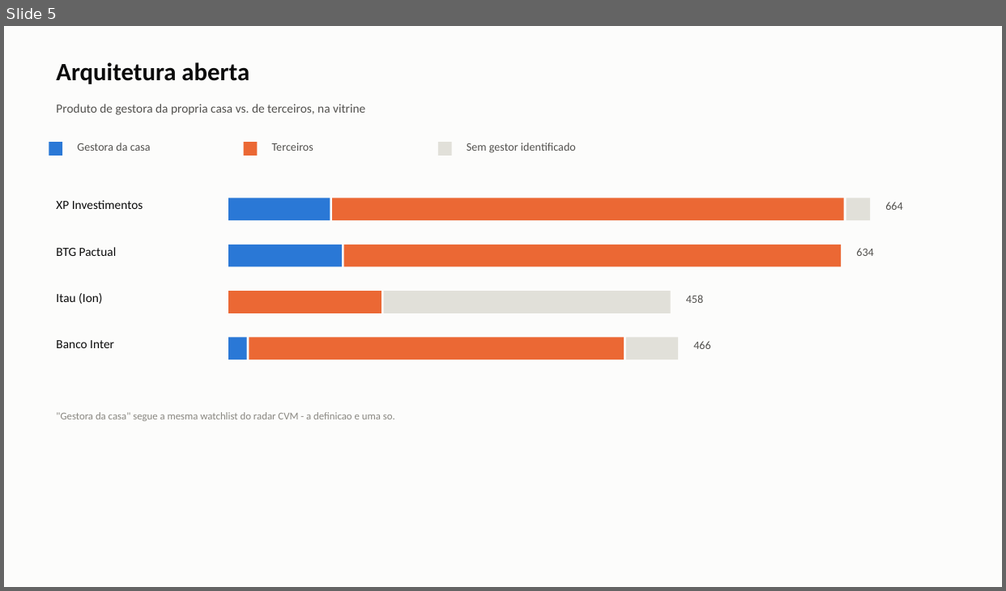
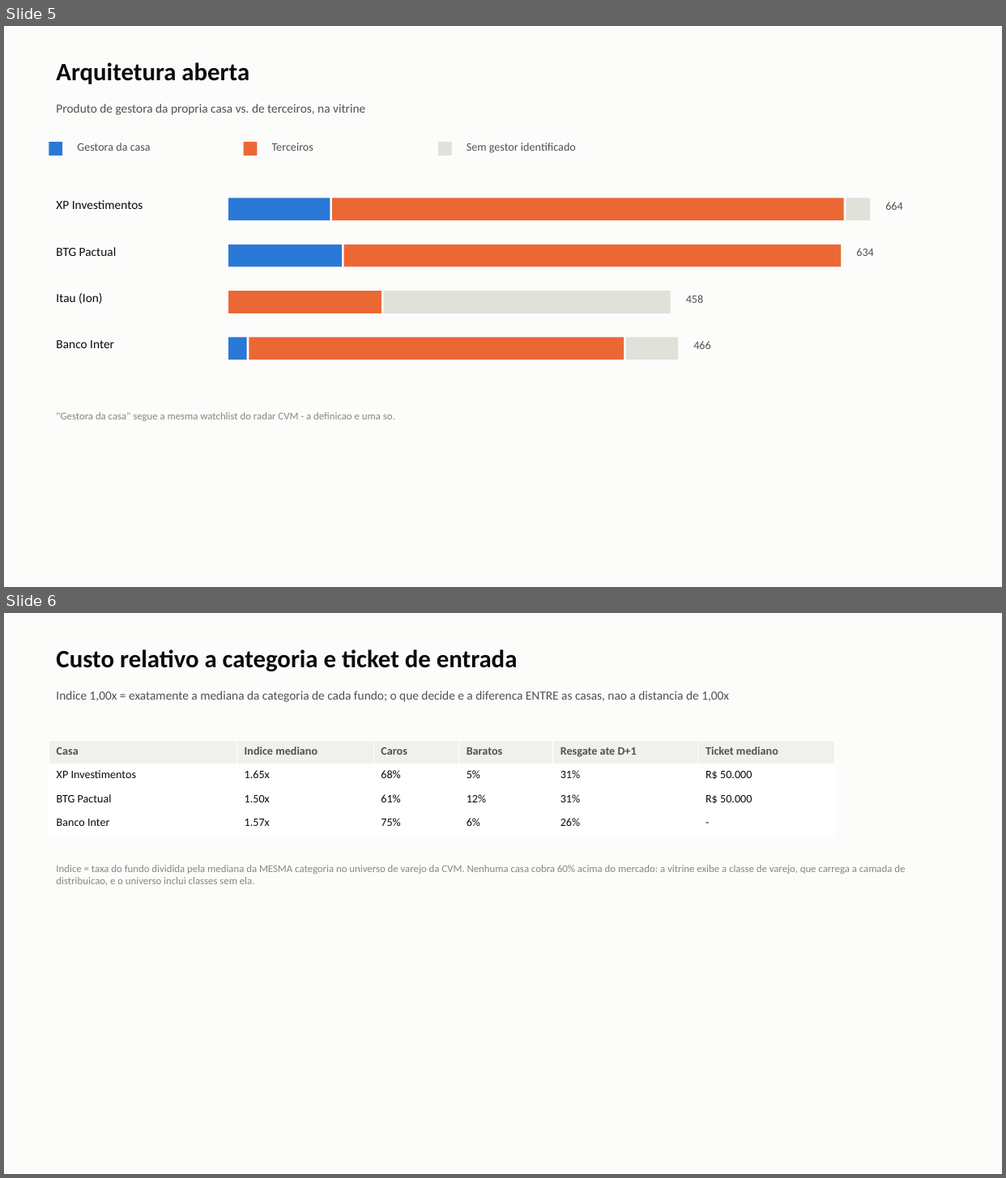
Before and after one commit to fioroto/Sandbox, a slide deck: data/reports/prateleiras-2026-09-20.pptx. Shown one above the other, each under a label of ours: slide 5 before the commit, slides 5 and 6 after it. The pictures are 1006x591 and 1006x1178 pixels, drawn with LibreOffice and Linux fonts; fonts in the diff are those of the drawing. Boxes give left, top, right and bottom in pixels: in the first picture for what was removed or moved away, otherwise in the second. Text is boxed around its words. In the diff, an @@ line names an element or a change of style, - is before the commit and + after.

```diff
--- a/data/reports/prateleiras-2026-09-20.pptx
+++ b/data/reports/prateleiras-2026-09-20.pptx
@@ slide 6 added at <box>4,613,1002,1174</box>, background #FFFFFF @@
@@ rectangle added at <box>4,613,1002,1174</box>, fill #FCFCFB @@
@@ text added at <box>56,649,518,672</box>, 24 pt, text #0B0B0B, bold @@
+Custo relativo a categoria e ticket de entrada
@@ text added at <box>56,691,729,702</box>, 12 pt, text #52514E @@
+Indice 1,00x = exatamente a mediana da categoria de cada fundo; o que decide e a diferenca ENTRE as casas, nao a distancia de 1,00x
@@ table added at <box>49,740,836,836</box>, 4 rows, 6 columns @@
+Casa | Indice mediano | Caros | Baratos | Resgate ate D+1 | Ticket mediano
+XP Investimentos | 1.65x | 68% | 5% | 31% | R$ 50.000
+BTG Pactual | 1.50x | 61% | 12% | 31% | R$ 50.000
+Banco Inter | 1.57x | 75% | 6% | 26% | -
@@ text added at <box>56,865,905,885</box>, 10 pt, text #898781 @@
+Indice = taxa do fundo dividida pela mediana da MESMA categoria no universo de varejo da CVM. Nenhuma casa cobra 60% acima do mercado: a vitrine exibe a classe de varejo, que carrega a camada de distribuicao, e o universo inclui classes sem ela.
```
Also in this commit, not shown: 1 slide changed, 1 slide removed, 9 other files.
